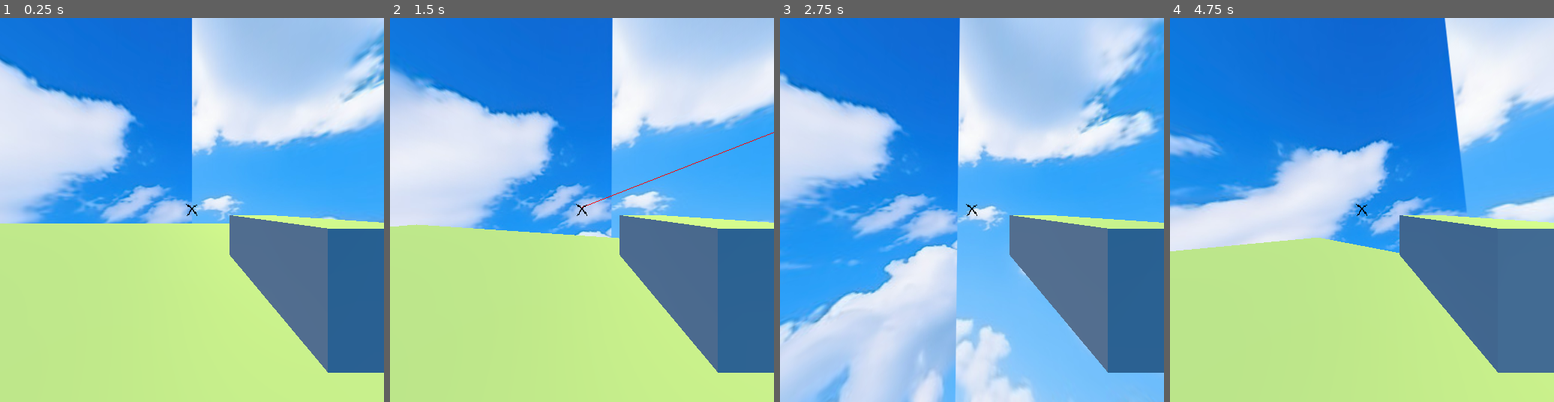
Above: before the commit, frames 1-4 (left to right).
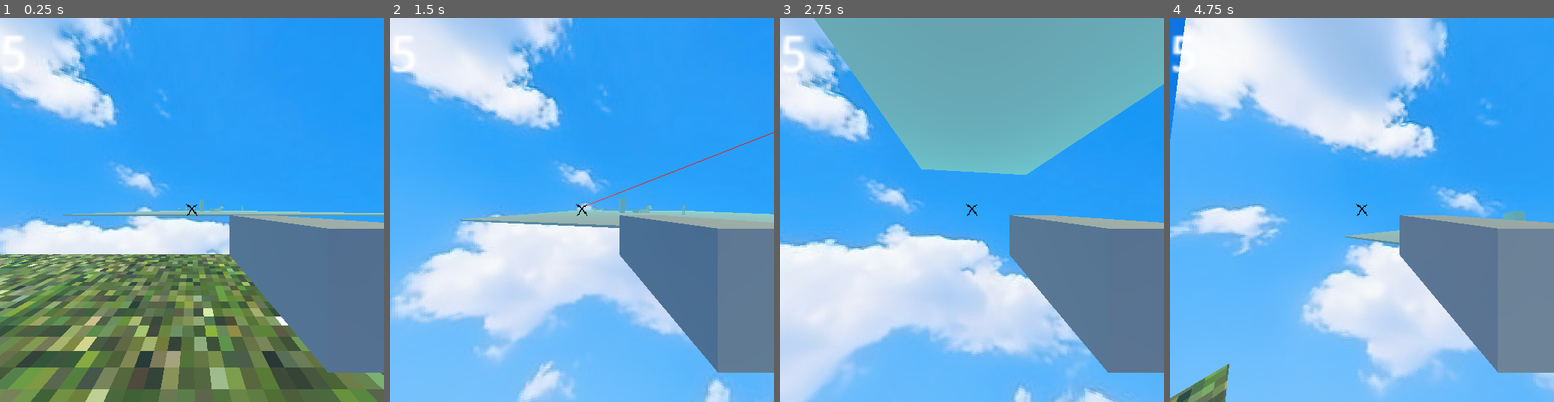
Above: after the commit, the same moments.

Repository: Molivareztl/BananaGame
Game: Godot game, scene res://Scenes/toybox.tscn
The game is run twice, just before and just after one commit, with the same random seed, the same clock (stepped at 60 frames per second) and the same inputs.
Inputs (mouse positions are in pixels of both pictures, inside the frame that each line leads up to):
- Up to frame 1 (0.25 s): no input
- Up to frame 2 (1.5 s): move the mouse to (601, 210) at 0.52 s; hold Ctrl (crouch) 0.53-1.28 s; hold W (up) from 0.53 s (still down); tap Space (jump) at 0.77 s; move the mouse to (562, 210) at 1.27 s; click (562, 210) at 1.35 s
- Up to frame 3 (2.75 s): keep holding W (up); tap Space (jump) at 1.52 s; move the mouse to (979, 202) at 2.02 s; hold Ctrl (crouch) from 2.03 s (still down)
- Up to frame 4 (4.75 s): keep holding W (up); move the mouse to (1358, 217) at 2.77 s; release Ctrl (crouch) at 2.78 s; click (1358, 217) at 2.85 s; tap Space (jump) at 3.02, 3.77, 4.52 s; move the mouse to (1388, 213) at 3.52 s; hold Ctrl (crouch) 3.53-4.28 s; tap R (restart) at 4.15 s; move the mouse to (1331, 206) at 4.27 s; click (1331, 206) at 4.35 s

The runs differ from the first frame. In frame 1, 86% of the frame differs, in the area x 0-100%, y 0-100%; in frame 2, 89%; in frame 3, 74%; in frame 4, 97%.

Commit message:
NPCs, textures, models , fog and dialogue system

Diff:
--- /dev/null
+++ b/Entities/dialogue.gd
@@ -0,0 +1,8 @@
+extends Control
+@onready var text = $Background/Text
+@onready var box = $"."
+func talk(dialogue):
+	box.show()
+	text.text = dialogue
+func close():
+	box.hide()
--- a/Entities/enemy1.gd
+++ b/Entities/enemy1.gd
@@ -3,7 +3,6 @@
 var health = 5
 @onready var player : CharacterBody3D = get_tree().get_first_node_in_group("player")
 @onready var face = $Direction
-@onready var collision = $Collision
 var gravity = 20
 @onready var sfx = $Sfx
 @onready var h_ray = $HurtRay
@@ -14,9 +13,9 @@
 	rotate_y(face.rotation.y * 0.05)
 	if not is_on_floor():
 		velocity.y -= gravity * delta
-	var dir = (player.global_position - global_position).normalized()
-	velocity.x = dir.x * speed
-	velocity.z = dir.z * speed
+		var dir = (player.global_position - global_position).normalized()
+		velocity.x = dir.x * speed
+		velocity.z = dir.z * speed
 	move_and_slide()
 	attack()
 
--- a/Entities/enemy1.tscn
+++ b/Entities/enemy1.tscn
@@ -1,7 +1,8 @@
-[gd_scene load_steps=6 format=3 uid="uid://chc85qxuqeoh8"]
+[gd_scene load_steps=7 format=3 uid="uid://chc85qxuqeoh8"]
 
 [ext_resource type="Script" path="res://Entities/enemy1.gd" id="1_l5jsh"]
 [ext_resource type="AudioStream" uid="uid://cgmcsoafbnjy2" path="res://Sounds/deltarune-explosion.mp3" id="2_woxb8"]
+[ext_resource type="ArrayMesh" uid="uid://bkoa8quin37rb" path="res://Models/man.obj" id="3_yccm3"]
 
 [sub_resource type="BoxShape3D" id="BoxShape3D_q4a78"]
 size = Vector3(1, 2, 1)
@@ -22,6 +23,7 @@
 
 [node name="Mesh" type="MeshInstance3D" parent="."]
 transform = Transform3D(1, 0, 0, 0, 1, 0, 0, 0, 1, 0, 1, 0)
+visible = false
 mesh = SubResource("CapsuleMesh_7ywxx")
 
 [node name="MeshInstance3D" type="MeshInstance3D" parent="Mesh"]
@@ -42,3 +44,7 @@
 exclude_parent = false
 target_position = Vector3(0, 0, -2)
 collide_with_areas = true
+
+[node name="Man" type="MeshInstance3D" parent="."]
+transform = Transform3D(0.237, 0, 0, 0, 0.237, 0, 0, 0, 0.237, 0, 0, 0)
+mesh = ExtResource("3_yccm3")
--- a/Entities/enemy2.gd
+++ b/Entities/enemy2.gd
@@ -2,11 +2,9 @@
 var health = 5
 @onready var player : CharacterBody3D = get_tree().get_first_node_in_group("player")
 @onready var face = $Direction
-@onready var collision = $Collision
 @onready var pivot = $Pivot
 @onready var h_ray = $Pivot/HurtRay
 @onready var sfx = $Sfx
-@onready var h_timer = $HurtTimer
 @onready var proyectile = preload("res://Entities/proyectile1.tscn")
 var gravity = 20
 var can_hurt = true
@@ -15,11 +13,11 @@
 	face.look_at(player.global_position)
 	pivot.rotation.y = face.rotation.y
 	pivot.rotation.x = clamp((face.rotation.x + 0.2), -180, 360)
-
 	if not is_on_floor():
 		velocity.y -= gravity * delta
 	move_and_slide()
 	attack()
+
 func attack():
 	if h_ray.is_colliding() and h_ray.get_collider().is_in_group("player") and can_hurt == true:
 		can_hurt = false
--- a/Entities/enemy2.tscn
+++ b/Entities/enemy2.tscn
@@ -31,7 +31,7 @@
 transform = Transform3D(1, 0, 0, 0, 1, 0, 0, 0, 1, 0, 0.7, -0.5)
 
 [node name="Pivot" type="Node3D" parent="."]
-transform = Transform3D(1, 0, 0, 0, 1, 0, 0, 0, 1, 0, 0.684281, 0)
+transform = Transform3D(1, 0, 0, 0, 1, 0, 0, 0, 1, 0, 0.7, 0)
 
 [node name="MeshInstance3D2" type="MeshInstance3D" parent="Pivot"]
 mesh = SubResource("SphereMesh_ngkbr")
--- /dev/null
+++ b/Entities/npc.gd
@@ -0,0 +1,31 @@
+extends CharacterBody3D
+
+@onready var area= $Area
+var gravity = 20
+@onready var face = $Direction
+@onready var player : CharacterBody3D = get_tree().get_first_node_in_group("player")
+@onready var player_dial = get_tree().get_first_node_in_group("dialogue")
+var talk_mode = false
+@export var dialogue : String
+
+# Called every frame. 'delta' is the elapsed time since the previous frame.
+func _physics_process(delta):
+	if not is_on_floor():
+		velocity.y -= gravity * delta
+	move_and_slide()
+	if talk_mode == true:
+		face.look_at(player.global_position)
+		rotate_y(face.rotation.y * 0.05)
+	else :
+		rotation = Vector3.ZERO
+		rotate_y(face.rotation.y * 0.05)
+
+func _on_area_body_entered(body):
+	if body.is_in_group("player"):
+		talk_mode = true
+		player_dial.talk(dialogue)
+
+func _on_area_body_exited(body):
+		if body.is_in_group("player"):
+			talk_mode = false
+			player_dial.close()
--- /dev/null
+++ b/Entities/npc.tscn
@@ -0,0 +1,49 @@
+[gd_scene load_steps=7 format=3 uid="uid://d16fxav08rltj"]
+
+[ext_resource type="Script" path="res://Entities/npc.gd" id="1_e2ylk"]
+[ext_resource type="ArrayMesh" uid="uid://bkoa8quin37rb" path="res://Models/man.obj" id="2_hggfn"]
+
+[sub_resource type="BoxShape3D" id="BoxShape3D_5x1fw"]
+size = Vector3(1, 2, 1)
+
+[sub_resource type="CapsuleMesh" id="CapsuleMesh_plfod"]
+
+[sub_resource type="BoxMesh" id="BoxMesh_o6fij"]
+size = Vector3(1, 0.2, 0.2)
+
+[sub_resource type="SphereShape3D" id="SphereShape3D_1cwg1"]
+radius = 2.0
+
+[node name="npc" type="CharacterBody3D" groups=["npc"]]
+script = ExtResource("1_e2ylk")
+
+[node name="Collision" type="CollisionShape3D" parent="."]
+transform = Transform3D(1, 0, 0, 0, 1, 0, 0, 0, 1, 0, 1, 0)
+shape = SubResource("BoxShape3D_5x1fw")
+
+[node name="Direction" type="Node3D" parent="."]
+transform = Transform3D(1, 0, 0, 0, 1, 0, 0, 0, 1, 0, 0, -0.5)
+
+[node name="Mesh" type="MeshInstance3D" parent="."]
+transform = Transform3D(1, 0, 0, 0, 1, 0, 0, 0, 1, 0, 1, 0)
+visible = false
+mesh = SubResource("CapsuleMesh_plfod")
+skeleton = NodePath("../Collision")
+
+[node name="MeshInstance3D" type="MeshInstance3D" parent="Mesh"]
+transform = Transform3D(1, 0, 0, 0, 1, 0, 0, 0, 1, 0, 0.5, -0.5)
+mesh = SubResource("BoxMesh_o6fij")
+skeleton = NodePath("../..")
+
+[node name="Area" type="Area3D" parent="."]
+
+[node name="AreaCollision" type="CollisionShape3D" parent="Area"]
+transform = Transform3D(1, 0, 0, 0, 1, 0, 0, 0, 1, 0, 1, 0)
+shape = SubResource("SphereShape3D_1cwg1")
+
+[node name="Man" type="MeshInstance3D" parent="."]
+transform = Transform3D(-0.239, 0, -2.0894e-08, 0, 0.239, 0, 2.0894e-08, 0, -0.239, 0, 0, 0)
+mesh = ExtResource("2_hggfn")
+
+[connection signal="body_entered" from="Area" to="." method="_on_area_body_entered"]
+[connection signal="body_exited" from="Area" to="." method="_on_area_body_exited"]
--- a/Entities/player.gd
+++ b/Entities/player.gd
@@ -17,6 +17,10 @@
 
 func _ready():
 	Input.mouse_mode = Input.MOUSE_MODE_CAPTURED
+	update_display()
+
+func update_display():
+	$HUD/Health/HealthDisplay.text = str(health)
 
 func _unhandled_input(event):
 	if event is InputEventMouseMotion:
@@ -61,6 +65,7 @@
 
 func hurt(damage):
 	health -= damage
+	update_display()
 	$HUD/ALotOfDamage.show()
 	await get_tree().create_timer(0.2).timeout
 	$HUD/ALotOfDamage.hide()
@@ -69,6 +74,10 @@
 		$HUD/Death.show()
 		get_tree().paused = true
 		Input.mouse_mode = Input.MOUSE_MODE_VISIBLE
+
+func heal(amount):
+	health += amount
+	update_display()
 
 func shoot():
 	var instance
@@ -84,3 +93,6 @@
 	get_tree().paused = false
 	$HUD/Pause.hide()
 	Input.mouse_mode = Input.MOUSE_MODE_CAPTURED
+
+func _on_restart_pressed():
+	get_tree().reload_current_scene()
--- a/Entities/player.tscn
+++ b/Entities/player.tscn
@@ -1,7 +1,8 @@
-[gd_scene load_steps=6 format=3 uid="uid://21hhqu4yiui0"]
+[gd_scene load_steps=7 format=3 uid="uid://21hhqu4yiui0"]
 
 [ext_resource type="Script" path="res://Entities/player.gd" id="1_8ldym"]
 [ext_resource type="Texture2D" uid="uid://tcoxgyn82fap" path="res://Textures/crosshair.png" id="2_2hgis"]
+[ext_resource type="Script" path="res://Entities/dialogue.gd" id="3_qqns4"]
 
 [sub_resource type="CapsuleShape3D" id="CapsuleShape3D_m6dab"]
 
@@ -123,7 +124,7 @@
 grow_horizontal = 2
 text = "YOU LOSE !!!!!11!!!!!"
 
-[node name="Button" type="Button" parent="HUD/Death"]
+[node name="Restart" type="Button" parent="HUD/Death"]
 layout_mode = 1
 anchors_preset = 7
 anchor_left = 0.5
@@ -191,4 +192,53 @@
 size_flags_horizontal = 4
 text = "Contniue"
 
+[node name="Health" type="Control" parent="HUD"]
+layout_mode = 3
+anchors_preset = 0
+offset_right = 40.0
+offset_bottom = 40.0
+
+[node name="HealthDisplay" type="Label" parent="HUD/Health"]
+layout_mode = 0
+offset_right = 40.0
+offset_bottom = 33.0
+scale = Vector2(4, 4)
+text = "asd"
+
+[node name="dialogue" type="Control" parent="HUD" groups=["dialogue"]]
+visible = false
+layout_mode = 3
+anchors_preset = 15
+anchor_right = 1.0
+anchor_bottom = 1.0
+grow_horizontal = 2
+grow_vertical = 2
+mouse_filter = 2
+script = ExtResource("3_qqns4")
+
+[node name="Background" type="ColorRect" parent="HUD/dialogue"]
+layout_mode = 1
+anchors_preset = 15
+anchor_right = 1.0
+anchor_bottom = 1.0
+offset_left = 307.0
+offset_top = 39.0
+offset_right = -45.0
+offset_bottom = -209.0
+grow_horizontal = 2
+grow_vertical = 2
+color = Color(0.07, 16.41, 0.05, 0.32)
+
+[node name="Text" type="RichTextLabel" parent="HUD/dialogue/Background"]
+texture_filter = 1
+clip_contents = false
+layout_mode = 1
+anchors_preset = 15
+anchor_right = 1.0
+anchor_bottom = 1.0
+grow_horizontal = 2
+grow_vertical = 2
+bbcode_enabled = true
+
+[connection signal="pressed" from="HUD/Death/Restart" to="." method="_on_restart_pressed"]
 [connection signal="pressed" from="HUD/Pause/VBoxContainer/continue" to="." method="_on_continue_pressed"]
--- /dev/null
+++ b/Entities/points.gd
@@ -0,0 +1,13 @@
+extends Node3D
+
+@onready var area = $Area
+@onready var sprite = $Sprite
+var amount = 1
+
+func _ready():
+	sprite.play("default")
+
+func _on_area_3d_body_entered(body):
+	if body.is_in_group("player"):
+		body.heal(amount)
+		queue_free()
--- /dev/null
+++ b/Entities/points.tscn
@@ -0,0 +1,86 @@
+[gd_scene load_steps=13 format=3 uid="uid://l4lm7x3ctxh0"]
+
+[ext_resource type="Script" path="res://Entities/points.gd" id="1_dxho2"]
+[ext_resource type="Texture2D" uid="uid://c5psl208sqear" path="res://Textures/banana.png" id="2_0gdjk"]
+
+[sub_resource type="BoxShape3D" id="BoxShape3D_xx2lm"]
+
+[sub_resource type="AtlasTexture" id="AtlasTexture_p8674"]
+atlas = ExtResource("2_0gdjk")
+region = Rect2(0, 0, 32, 32)
+
+[sub_resource type="AtlasTexture" id="AtlasTexture_dajfo"]
+atlas = ExtResource("2_0gdjk")
+region = Rect2(32, 0, 32, 32)
+
+[sub_resource type="AtlasTexture" id="AtlasTexture_o14x1"]
+atlas = ExtResource("2_0gdjk")
+region = Rect2(64, 0, 32, 32)
+
+[sub_resource type="AtlasTexture" id="AtlasTexture_l8u05"]
+atlas = ExtResource("2_0gdjk")
+region = Rect2(96, 0, 32, 32)
+
+[sub_resource type="AtlasTexture" id="AtlasTexture_oguni"]
+atlas = ExtResource("2_0gdjk")
+region = Rect2(0, 32, 32, 32)
+
+[sub_resource type="AtlasTexture" id="AtlasTexture_5m784"]
+atlas = ExtResource("2_0gdjk")
+region = Rect2(32, 32, 32, 32)
+
+[sub_resource type="AtlasTexture" id="AtlasTexture_sllpk"]
+atlas = ExtResource("2_0gdjk")
+region = Rect2(64, 32, 32, 32)
+
+[sub_resource type="AtlasTexture" id="AtlasTexture_1cv4d"]
+atlas = ExtResource("2_0gdjk")
+region = Rect2(96, 32, 32, 32)
+
+[sub_resource type="SpriteFrames" id="SpriteFrames_higwx"]
+animations = [{
+"frames": [{
+"duration": 1.0,
+"texture": SubResource("AtlasTexture_p8674")
+}, {
+"duration": 1.0,
+"texture": SubResource("AtlasTexture_dajfo")
+}, {
+"duration": 1.0,
+"texture": SubResource("AtlasTexture_o14x1")
+}, {
+"duration": 1.0,
+"texture": SubResource("AtlasTexture_l8u05")
+}, {
+"duration": 1.0,
+"texture": SubResource("AtlasTexture_oguni")
+}, {
+"duration": 1.0,
+"texture": SubResource("AtlasTexture_5m784")
+}, {
+"duration": 1.0,
+"texture": SubResource("AtlasTexture_sllpk")
+}, {
+"duration": 1.0,
+"texture": SubResource("AtlasTexture_1cv4d")
+}],
+"loop": true,
+"name": &"default",
+"speed": 5.0
+}]
+
+[node name="Points" type="Node3D"]
+script = ExtResource("1_dxho2")
+
+[node name="Area" type="Area3D" parent="."]
+
+[node name="Collision" type="CollisionShape3D" parent="Area"]
+shape = SubResource("BoxShape3D_xx2lm")
+
+[node name="Sprite" type="AnimatedSprite3D" parent="."]
+transform = Transform3D(4, 0, 0, 0, 4, 0, 0, 0, 4, 0, 0, 0)
+billboard = 2
+texture_filter = 0
+sprite_frames = SubResource("SpriteFrames_higwx")
+
+[connection signal="body_entered" from="Area" to="." method="_on_area_3d_body_entered"]
--- a/Scenes/skytest.tscn
+++ b/Scenes/skytest.tscn
@@ -2,31 +2,26 @@
 
 [ext_resource type="Texture2D" uid="uid://0jytmhlvemt1" path="res://Textures/blue-cloudy-sky-texture_9942048.jpeg" id="1_4xpoe"]
 
-[sub_resource type="PanoramaSkyMaterial" id="PanoramaSkyMaterial_iuii6"]
+[sub_resource type="PanoramaSkyMaterial" id="PanoramaSkyMaterial_c8cfe"]
 panorama = ExtResource("1_4xpoe")
+filter = false
 
-[sub_resource type="Sky" id="Sky_iprx0"]
-sky_material = SubResource("PanoramaSkyMaterial_iuii6")
-radiance_size = 0
+[sub_resource type="Sky" id="Sky_fxk36"]
+sky_material = SubResource("PanoramaSkyMaterial_c8cfe")
 
-[sub_resource type="Environment" id="Environment_0acac"]
+[sub_resource type="Environment" id="Environment_vsrqa"]
 background_mode = 2
-background_color = Color(0.835294, 0.694118, 0, 1)
-sky = SubResource("Sky_iprx0")
-fog_light_color = Color(0.364706, 0.584314, 0.678431, 1)
-fog_sky_affect = 0.718
-volumetric_fog_sky_affect = 0.86
+sky = SubResource("Sky_fxk36")
+sky_custom_fov = 90.0
+fog_enabled = true
+fog_light_color = Color(0.462745, 1, 1, 1)
 
 [node name="Sky" type="Node3D"]
 
-[node name="DirectionalLight3D" type="DirectionalLight3D" parent="."]
-transform = Transform3D(-0.866023, -0.433016, 0.250001, 0, 0.499998, 0.866027, -0.500003, 0.749999, -0.43301, 0, 0, 0)
-light_color = Color(1, 1, 0, 1)
-shadow_enabled = true
-shadow_bias = 1.0
-shadow_transmittance_bias = 0.0
-shadow_opacity = 0.5
-shadow_blur = 0.0
+[node name="WorldEnvironment" type="WorldEnvironment" parent="."]
+environment = SubResource("Environment_vsrqa")
 
-[node name="WorldEnvironment" type="WorldEnvironment" parent="."]
-environment = SubResource("Environment_0acac")
+[node name="DirectionalLight3D" type="DirectionalLight3D" parent="WorldEnvironment"]
+transform = Transform3D(1, 0, 0, 0, 0.474088, 0.880477, 0, -0.880477, 0.474088, 0, 0, 0)
+light_color = Color(1, 1, 0.654902, 1)
+light_bake_mode = 0
--- /dev/null
+++ b/Scenes/testtesttttt.tscn
@@ -0,0 +1,29 @@
+[gd_scene load_steps=7 format=3 uid="uid://dhndhrlay0ft"]
+
+[ext_resource type="ArrayMesh" uid="uid://bhe54q1xmpven" path="res://Models/scenemodelattempt.obj" id="1_j83p6"]
+[ext_resource type="Texture2D" uid="uid://eo4v6u33ooaw" path="res://Textures/grass.png" id="2_p85ym"]
+[ext_resource type="Texture2D" uid="uid://bt3vkbfbanr2j" path="res://Textures/stone tile.png" id="3_mdo3j"]
+
+[sub_resource type="StandardMaterial3D" id="StandardMaterial3D_4gyq1"]
+albedo_texture = ExtResource("2_p85ym")
+normal_scale = 16.0
+texture_filter = 2
+
+[sub_resource type="StandardMaterial3D" id="StandardMaterial3D_q0gos"]
+albedo_texture = ExtResource("3_mdo3j")
+texture_filter = 2
+
+[sub_resource type="ConcavePolygonShape3D" id="ConcavePolygonShape3D_n7sgl"]
+data = PackedVector3Array(-1, 0, -3, 8, 0, -3, -1, 0, 4, -1, 0, 4, 8, 0, -3, 8, 0, 4, 20, 0, 4, 20, 0, 0, 26, 0, 4, 26, 0, 4, 20, 0, 0, 26, 0, -3, 12, 0, 4, 12, 0, 0, 20, 0, 4, 20, 0, 4, 12, 0, 0, 20, 0, 0, 8, 0, 4, 8, 0, -3, 12, 0, 4, 12, 0, 4, 8, 0, -3, 12, 0, 0, -1, 0, -3, -1, 0, 4, -5, 0, -3, -5, 0, -3, -1, 0, 4, -5, 0, 4, -1, 0, -3, -5, 0, -3, -1, 3, -13, -1, 3, -13, -5, 0, -3, -5, 3, -13, 26, 4, -3, 20, 4, 0, 8, 4, -3, 8, 4, -3, 20, 4, 0, 12, 4, 0, 26, 4, -3, 8, 4, -3, 26, 4, -13, 26, 4, -13, 8, 4, -3, 8, 4, -13, 8, 4, -13, 8, 4, -3, -1, 4, -13, -1, 4, -13, 8, 4, -3, -1, 4, -3, 8, 0, -3, -1, 0, -3, 8, 4, -3, 8, 4, -3, -1, 0, -3, -1, 4, -3, 12, 0, 0, 8, 0, -3, 12, 4, 0, 12, 4, 0, 8, 0, -3, 8, 4, -3, 20, 0, 0, 12, 0, 0, 20, 4, 0, 20, 4, 0, 12, 0, 0, 12, 4, 0, 26, 0, -3, 20, 0, 0, 26, 4, -3, 26, 4, -3, 20, 0, 0, 20, 4, 0, -1, 4, -3, -1, 0, -3, -1, 4, -13, -1, 4, -13, -1, 0, -3, -1, 0, -13)
+
+[node name="Node3D" type="StaticBody3D"]
+
+[node name="Scenemodelattempt" type="MeshInstance3D" parent="."]
+transform = Transform3D(1, 0, 0, 0, 1, 0, 0, 0, 1, -0.865309, 0, 0.666234)
+mesh = ExtResource("1_j83p6")
+surface_material_override/0 = SubResource("StandardMaterial3D_4gyq1")
+surface_material_override/1 = SubResource("StandardMaterial3D_q0gos")
+
+[node name="CollisionShape3D" type="CollisionShape3D" parent="."]
+transform = Transform3D(1, 0, 0, 0, 1, 0, 0, 0, 1, -0.865309, 0, 0.666234)
+shape = SubResource("ConcavePolygonShape3D_n7sgl")
--- a/Scenes/toybox.tscn
+++ b/Scenes/toybox.tscn
@@ -1,8 +1,11 @@
-[gd_scene load_steps=14 format=3 uid="uid://c7y7uiwtr5of8"]
+[gd_scene load_steps=17 format=3 uid="uid://c7y7uiwtr5of8"]
 
 [ext_resource type="PackedScene" uid="uid://21hhqu4yiui0" path="res://Entities/player.tscn" id="1_x2fnh"]
-[ext_resource type="PackedScene" uid="uid://d07trmws56xli" path="res://Entities/enemy2.tscn" id="2_apthp"]
 [ext_resource type="PackedScene" uid="uid://do4i0s1knpl1v" path="res://Scenes/skytest.tscn" id="2_emhxq"]
+[ext_resource type="PackedScene" uid="uid://chc85qxuqeoh8" path="res://Entities/enemy1.tscn" id="4_2mdfe"]
+[ext_resource type="PackedScene" uid="uid://l4lm7x3ctxh0" path="res://Entities/points.tscn" id="4_fcyev"]
+[ext_resource type="PackedScene" uid="uid://dhndhrlay0ft" path="res://Scenes/testtesttttt.tscn" id="5_qxjsi"]
+[ext_resource type="PackedScene" uid="uid://d16fxav08rltj" path="res://Entities/npc.tscn" id="6_t5jea"]
 
 [sub_resource type="BoxMesh" id="BoxMesh_pmsoo"]
 size = Vector3(50, 0.2, 50)
@@ -39,7 +42,7 @@
 [node name="Scene" type="Node3D"]
 
 [node name="player" parent="." instance=ExtResource("1_x2fnh")]
-transform = Transform3D(1, 0, 0, 0, 1, 0, 0, 0, 1, 0, 0, -10.9051)
+transform = Transform3D(-4.37114e-08, 0, -1, 0, 1, 0, 1, 0, -4.37114e-08, -39.2739, -1.40955, -8.37601)
 
 [node name="Sky" parent="." instance=ExtResource("2_emhxq")]
 
@@ -95,11 +98,49 @@
 [node name="CollisionShape3D" type="CollisionShape3D" parent="Node3D/MeshInstance3D4/StaticBody3D"]
 shape = SubResource("ConvexPolygonShape3D_kwea2")
 
-[node name="enemy2" parent="." instance=ExtResource("2_apthp")]
-transform = Transform3D(1, 0, 0, 0, 1, 0, 0, 0, 1, 4.36421, -0.167338, -3.34511)
+[node name="Points" parent="." instance=ExtResource("4_fcyev")]
+transform = Transform3D(1, 0, 0, 0, 1, 0, 0, 0, 1, -3, 0, -10)
 
-[node name="enemy3" parent="." instance=ExtResource("2_apthp")]
-transform = Transform3D(1, 0, 0, 0, 1, 0, 0, 0, 1, 2.2024, 1.27158, 2.49439)
+[node name="Points2" parent="." instance=ExtResource("4_fcyev")]
+transform = Transform3D(1, 0, 0, 0, 1, 0, 0, 0, 1, -3, 0, -12.3542)
 
-[node name="enemy4" parent="." instance=ExtResource("2_apthp")]
-transform = Transform3D(1, 0, 0, 0, 1, 0, 0, 0, 1, -4.60738, -0.373669, 2.49439)
+[node name="Points3" parent="." instance=ExtResource("4_fcyev")]
+transform = Transform3D(1, 0, 0, 0, 1, 0, 0, 0, 1, -3, 0, -7.44639)
+
+[node name="Enemy1" parent="." instance=ExtResource("4_2mdfe")]
+transform = Transform3D(1, 0, 0, 0, 1, 0, 0, 0, 1, 0, 0, 9.36164)
+
+[node name="Node3D2" parent="." instance=ExtResource("5_qxjsi")]
+transform = Transform3D(1, 0, 0, 0, 1, 0, 0, 0, 1, -60.6725, -5.82348, -2.80254)
+
+[node name="npc" parent="." instance=ExtResource("6_t5jea")]
+transform = Transform3D(1, 0, 0, 0, 1, 0, 0, 0, 1, -38.8843, -1.49357, -12.8057)
+dialogue = "este es el texto normal."
+
+[node name="npc2" parent="." instance=ExtResource("6_t5jea")]
+transform = Transform3D(1, 0, 0, 0, 1, 0, 0, 0, 1, -45.3109, -1.49357, -12.8057)
+dialogue = "[color=red]este es el texto de color."
+
+[node name="npc3" parent="." instance=ExtResource("6_t5jea")]
+transform = Transform3D(1, 0, 0, 0, 1, 0, 0, 0, 1, -50.1568, -1.49357, -12.8057)
+dialogue = "[shake]el texto que tiembla."
+
+[node name="npc4" parent="." instance=ExtResource("6_t5jea")]
+transform = Transform3D(1, 0, 0, 0, 1, 0, 0, 0, 1, -54.8753, -1.49357, -12.8057)
+dialogue = "[wave]texto asi bien de como olas."
+
+[node name="npc5" parent="." instance=ExtResource("6_t5jea")]
+transform = Transform3D(1, 0, 0, 0, 1, 0, 0, 0, 1, -60.1184, -1.49357, -12.8057)
+dialogue = "[tornado] TORNADOOOOOOOOOOOOOOOWOOOOOOOOOOOOOOOOOOOOOOOOOOOOOOOO"
+
+[node name="npc6" parent="." instance=ExtResource("6_t5jea")]
+transform = Transform3D(1, 0, 0, 0, 1, 0, 0, 0, 1, -60.1184, -5.48065, -3.84362)
+dialogue = "[fade start=0 length=10]AYUDAAAAAAAAAAAAAAAAAAAAAAAAAAAAAAAAAAAAAAAAAAAAAAAaaaaaaaaaaaaaaaaaaaaaaaaaaaaaaaaaaaaaaaaaaaaaa[/fade]"
+
+[node name="npc7" parent="." instance=ExtResource("6_t5jea")]
+transform = Transform3D(1, 0, 0, 0, 1, 0, 0, 0, 1, -54.805, -5.48065, -3.84362)
+dialogue = "[i][center]soy [b][color=red][u]italiano[/u]"
+
+[node name="npc8" parent="." instance=ExtResource("6_t5jea")]
+transform = Transform3D(1, 0, 0, 0, 1, 0, 0, 0, 1, -38.6245, -5.48065, 0.101975)
+dialogue = "[shake level = 100] yo soy [rainbow][tornado]gay"
--- a/project.godot
+++ b/project.godot
@@ -24,6 +24,10 @@
 window/size/viewport_width=512
 window/size/viewport_height=512
 window/size/borderless=true
+
+[filesystem]
+
+import/fbx/enabled=false
 
 [input]
 
@@ -77,8 +81,14 @@
 "events": [Object(InputEventKey,"resource_local_to_scene":false,"resource_name":"","device":-1,"window_id":0,"alt_press …(182 unchanged characters)…
 ]
 }
+act={
+"deadzone": 0.5,
+"events": [Object(InputEventKey,"resource_local_to_scene":false,"resource_name":"","device":-1,"window_id":0,"alt_pressed":false,"shift_pressed":false,"ctrl_pressed":false,"meta_pressed":false,"pressed":false,"keycode":0,"physical_keycode":69,"key_label":0,"unicode":101,"echo":false,"script":null)
+]
+}
 
 [rendering]
 
+renderer/rendering_method="gl_compatibility"
+textures/decals/filter=0
 textures/light_projectors/filter=0
-textures/canvas_textures/default_texture_filter=0
Not shown, added: Models/Untitled.mtl
Binary file added: Models/man.fbx
Not shown, added: Models/man.mtl
Not shown, added: Models/man.obj
Not shown, added: Models/man.obj.import
Binary file added: Models/man_mantexture.png
Not shown, added: Models/man_mantexture.png.import
Binary file added: Models/scenemodelattempt.fbx
Not shown, added: Models/scenemodelattempt.mtl
Not shown, added: Models/scenemodelattempt.obj
Not shown, added: Models/scenemodelattempt.obj.import
Binary file added: Textures/banana.png
(and 14 more such lines)
